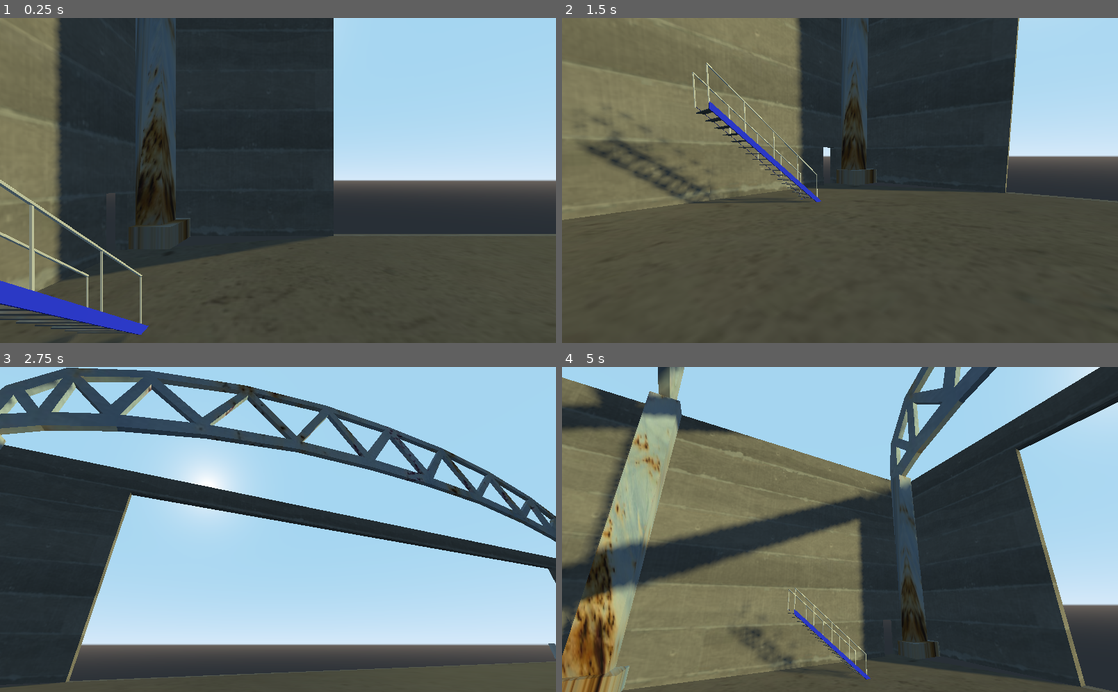
Above: before the commit, frames 1-4 (two rows, left to right).
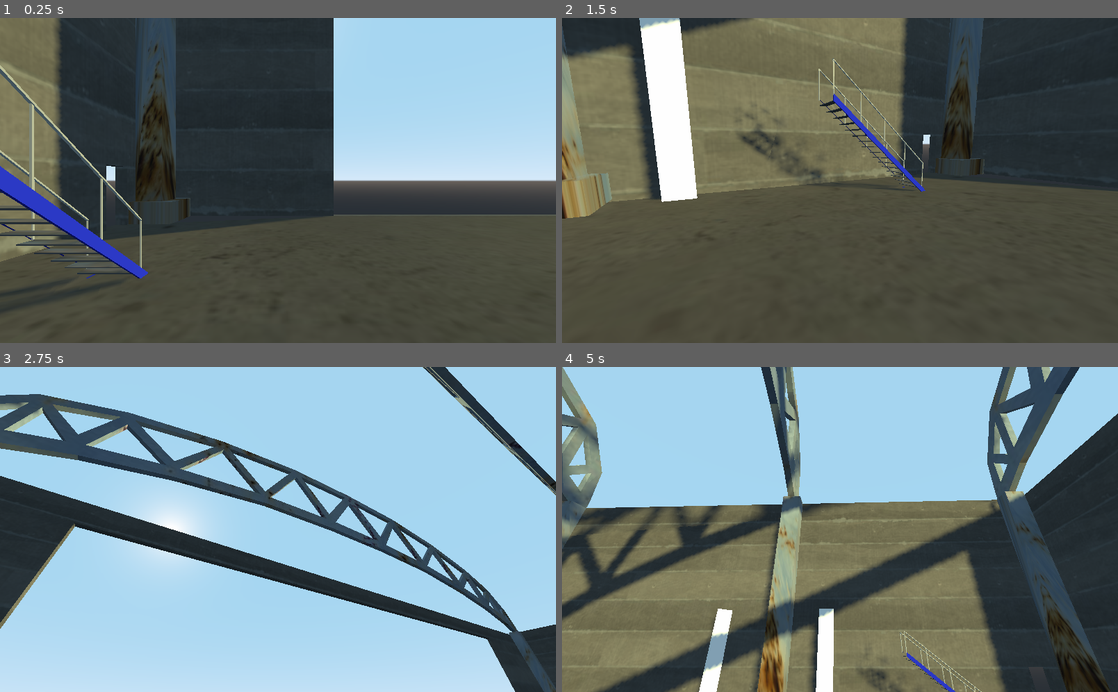
Above: after the commit, the same moments.

Repository: 00steve/Mesa
Game: Godot game, scene res://Mesa.tscn
Same seed, same stepped clock (60 frames per second), same inputs: the game is played once before the commit and once after it.
Inputs (mouse positions are in pixels of both pictures, inside the frame that each line leads up to):
- Up to frame 1 (0.25 s): no input
- Up to frame 2 (1.5 s): move the mouse to (962, 164) at 0.52 s; hold D (move_right) 0.53-1.28 s; hold Space (move_jump) 0.53-1.28 s; move the mouse to (728, 196) at 1.27 s; hold S (move_backward) from 1.28 s (still down); tap Space (move_jump) at 1.35 s
- Up to frame 3 (2.75 s): tap Space (move_jump) at 1.52, 1.82 s; move the mouse to (333, 458) at 2.02 s; release S (move_backward) at 2.03 s; hold D (move_right) from 2.03 s (still down); hold Space (move_jump) from 2.03 s (still down)
- Up to frame 4 (5 s): move the mouse to (812, 594) at 2.77 s; release D (move_right) at 2.78 s; release Space (move_jump) at 2.78 s; hold W (move_forward) 2.78-3.53 s; tap Space (move_jump) at 2.85, 3.02, 3.32, 4.35, 4.52, 4.82 s; move the mouse to (1006, 578) at 3.52 s; hold Space (move_jump) 3.53-4.28 s; hold A (move_left) from 3.53 s (still down); move the mouse to (673, 480) at 4.27 s

The runs differ from the first frame. In frame 1, 14% of the frame differs, in the area x 0-100%, y 0-100%; in frame 2, 33%; in frame 3, 53%; in frame 4, 66%.

Commit message:
Figured out how to detect ladder collision with player shape.

Diff:
--- /dev/null
+++ b/Ladder.gd
@@ -0,0 +1,16 @@
+extends Spatial
+
+
+# Declare member variables here. Examples:
+# var a = 2
+# var b = "text"
+signal start_climbing;
+
+# Called when the node enters the scene tree for the first time.
+func _ready():
+	pass # Replace with function body.
+
+
+# Called every frame. 'delta' is the elapsed time since the previous frame.
+#func _process(delta):
+#	pass
--- /dev/null
+++ b/Ladder.tscn
@@ -0,0 +1,25 @@
+[gd_scene load_steps=5 format=2]
+
+[ext_resource path="res://Ladder.gd" type="Script" id=1]
+[ext_resource path="res://LadderArea.gd" type="Script" id=2]
+
+[sub_resource type="CubeMesh" id=1]
+
+[sub_resource type="BoxShape" id=2]
+extents = Vector3( 0.1, 3.5, 0.5 )
+
+[node name="Ladder" type="Spatial"]
+script = ExtResource( 1 )
+
+[node name="MeshInstance" type="MeshInstance" parent="."]
+transform = Transform( 0.1, 0, 0, 0, 3, 0, 0, 0, 0.5, 0, 0, 0 )
+mesh = SubResource( 1 )
+material/0 = null
+
+[node name="LadderArea" type="Area" parent="."]
+transform = Transform( 1, 0, 0, 0, 1, 0, 0, 0, 1, 0.182966, 0, 0 )
+script = ExtResource( 2 )
+
+[node name="CollisionShape" type="CollisionShape" parent="LadderArea"]
+transform = Transform( 1, 0, 0, 0, 1, 0, 0, 0, 1, 0, 0.416714, 0 )
+shape = SubResource( 2 )
--- /dev/null
+++ b/LadderArea.gd
@@ -0,0 +1,21 @@
+extends Area
+
+
+# Declare member variables here. Examples:
+# var a = 2
+# var b = "text"
+signal start_climbing;
+
+# Called when the node enters the scene tree for the first time.
+func _ready():
+	self.connect("body_entered",self,"start_climbing");
+
+
+
+func start_climbing(area):
+	print("ladder area");
+	emit_signal("start_climbing",area);
+
+# Called every frame. 'delta' is the elapsed time since the previous frame.
+#func _process(delta):
+#	pass
--- /dev/null
+++ b/Ladders.gd
@@ -0,0 +1,39 @@
+extends Node
+
+
+# Declare member variables here. Examples:
+# var a = 2
+# var b = "text"
+
+
+
+# Called when the node enters the scene tree for the first time.
+func _ready():
+	#get player objects
+	var playerNode = get_parent().get_node("Player");
+	if(!playerNode):
+		error("Player node not found");
+	var playerBody = playerNode.get_node("PlayerBody");
+	if(!playerBody):
+		error("Player has no collision shape");
+
+	#loop through each of the ladders in the ladder group
+	var count = 0;
+	var area;
+	for node in self.get_children():
+		#if(node.get_node("area").is_type("Area")):
+		count += 1;
+		area = node.get_node("LadderArea");
+		#print(" - " + area.get_class());
+		area.connect("start_climbing",playerBody,"climb");
+
+	print("found " + count as String + " children");
+
+
+
+# Called every frame. 'delta' is the elapsed time since the previous frame.
+#func _process(delta):
+#	pass
+
+func error(message):
+	print("ERROR-LADDER [" + message + "]")
--- a/Mesa.gd
+++ b/Mesa.gd
@@ -18,6 +18,5 @@
 		get_tree().quit()
 	if(Input.is_action_just_pressed("ui_restart")):
 		get_tree().reload_current_scene()
-
 	if(Input.is_action_just_pressed("ui_toggle_fullscreen")):
 		OS.window_fullscreen = !OS.window_fullscreen;
--- a/Mesa.tscn
+++ b/Mesa.tscn
@@ -1,8 +1,10 @@
-[gd_scene load_steps=4 format=2]
+[gd_scene load_steps=6 format=2]
 
 [ext_resource path="res://Player.tscn" type="PackedScene" id=1]
 [ext_resource path="res://TheHangar.tscn" type="PackedScene" id=2]
 [ext_resource path="res://Mesa.gd" type="Script" id=3]
+[ext_resource path="res://Ladder.tscn" type="PackedScene" id=4]
+[ext_resource path="res://Ladders.gd" type="Script" id=5]
 
 [node name="Mesa" type="Spatial"]
 script = ExtResource( 3 )
@@ -11,4 +13,13 @@
 transform = Transform( 1, 0, 0, 0, 1, 0, 0, 0, 1, 20, 1, 0 )
 
 [node name="Player" parent="." instance=ExtResource( 1 )]
-transform = Transform( 1, 0, 0, 0, 1, 0, 0, 0, 1, -31, 5, -41 )
+transform = Transform( 1, 0, 0, 0, 1, 0, 0, 0, 1, -31, 3, -41 )
+
+[node name="Ladders" type="Node" parent="."]
+script = ExtResource( 5 )
+
+[node name="Ladder" parent="Ladders" instance=ExtResource( 4 )]
+transform = Transform( 0.5, 0, 0.866025, 0, 1, 0, -0.866025, 0, 0.5, -36.7502, 4.92207, -30.1287 )
+
+[node name="Ladder2" parent="Ladders" instance=ExtResource( 4 )]
+transform = Transform( 1, 0, 0, 0, 1, 0, 0, 0, 1, -36.7502, 4.92207, -37.1287 )
--- a/Player.tscn
+++ b/Player.tscn
@@ -12,13 +12,13 @@
 [node name="PlayerBody" type="KinematicBody" parent="."]
 script = ExtResource( 2 )
 
-[node name="CollisionShape" type="CollisionShape" parent="PlayerBody"]
+[node name="PlayerCollisionShape" type="CollisionShape" parent="PlayerBody"]
 transform = Transform( 1, 0, 0, 0, -1.62921e-07, -1, 0, 1, -1.62921e-07, 0, 0, 0 )
 shape = SubResource( 1 )
 
-[node name="head" type="Spatial" parent="PlayerBody"]
+[node name="PlayerHead" type="Spatial" parent="PlayerBody"]
 transform = Transform( 1, 0, 0, 0, -1.62921e-07, -1, 0, 1, -1.62921e-07, 0, 1, 0 )
 
-[node name="Camera" type="Camera" parent="PlayerBody/head"]
+[node name="Camera" type="Camera" parent="PlayerBody/PlayerHead"]
 transform = Transform( 1, 0, 0, 0, -1.62921e-07, 1, 0, -1, -1.62921e-07, 0, 0, 0 )
 far = 268.3
--- a/PlayerBody.gd
+++ b/PlayerBody.gd
@@ -1,6 +1,6 @@
 extends KinematicBody
 
-var mouseSensitivity = .2;
+var mouseSensitivity = .3;
 
 var cameraAngle = Vector3();
 var cameraRotateVelocity = Vector2();
@@ -21,6 +21,30 @@
 	moveDirection = Vector3(0,0,0);
 
 func _physics_process(delta):
+	aim();
+	move(delta);
+
+
+func _input(event):
+	if event is InputEventMouseMotion:
+		mouseMove = Vector2(-event.relative.x,-event.relative.y);
+
+	strafeDirection = Vector3(0,0,0)
+	if Input.is_action_pressed("move_left"):
+		strafeDirection.x -= 1
+	if Input.is_action_pressed("move_right"):
+		strafeDirection.x += 1
+	if Input.is_action_pressed("move_forward"):
+		strafeDirection.z -= 1
+	if Input.is_action_pressed("move_backward"):
+		strafeDirection.z += 1
+
+	if isOnFloor:
+		if Input.is_action_pressed("move_jump"):
+			velocity.y = 10
+
+
+func aim():
 	#smooth camera rotation
 	cameraRotateVelocity.y = (cameraRotateVelocity.y * (cameraRotateSmoothing-1)
 		+ deg2rad(mouseMove.x) * mouseSensitivity) / cameraRotateSmoothing;
@@ -33,11 +57,18 @@
 		cameraAngle.x = 0;
 	if cameraAngle.x > 3.14:
 		cameraAngle.x = 3.14;
-	$head.rotation = cameraAngle;
+	#only change the head rotation if the camera rotation velocity is not zero
+	if cameraRotateVelocity.x != 0 && cameraRotateVelocity.y != 0:
+		$PlayerHead.rotation = cameraAngle;
+
+func climb(area):
+	if area == self:
+		print("climbing, bitches!");
+	else:
+		print("some other bitch needs to climb");
 
 
-
-
+func move(delta):
 	strafeDirection = strafeDirection.normalized();
 
 	#rotate movement direction by camera y angle
@@ -45,8 +76,6 @@
 		+ cos(cameraAngle.y)*strafeDirection.x,0,
 		cos(cameraAngle.y)*strafeDirection.z
 		+ -sin(cameraAngle.y)*strafeDirection.x)*5;
-
-
 	if velocity.y > 0:
 		gravity = -20
 	else:
@@ -63,24 +92,3 @@
 
 	#at the end of everything, check to see if the player is on the floor
 	isOnFloor = is_on_floor()
-
-
-
-func _input(event):
-	if event is InputEventMouseMotion:
-		mouseMove = Vector2(-event.relative.x,-event.relative.y);
-
-
-	strafeDirection = Vector3(0,0,0)
-
-	if Input.is_action_pressed("move_left"):
-		strafeDirection.x -= 1
-	if Input.is_action_pressed("move_right"):
-		strafeDirection.x += 1
-	if Input.is_action_pressed("move_forward"):
-		strafeDirection.z -= 1
-	if Input.is_action_pressed("move_backward"):
-		strafeDirection.z += 1
-	if isOnFloor:
-		if Input.is_action_pressed("move_jump"):
-			velocity.y = 10
